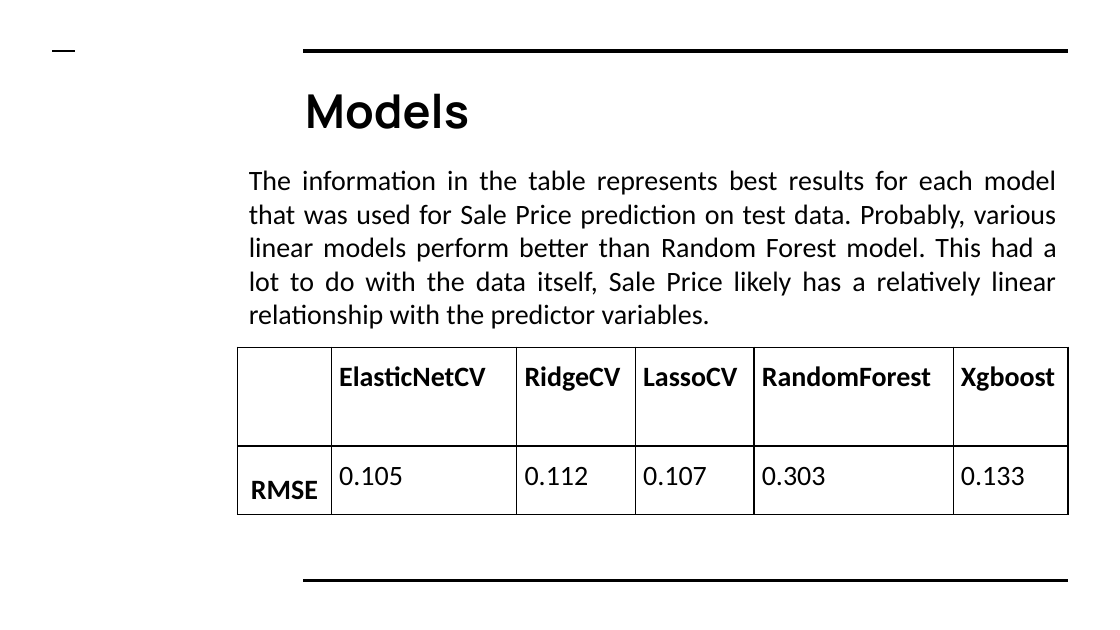
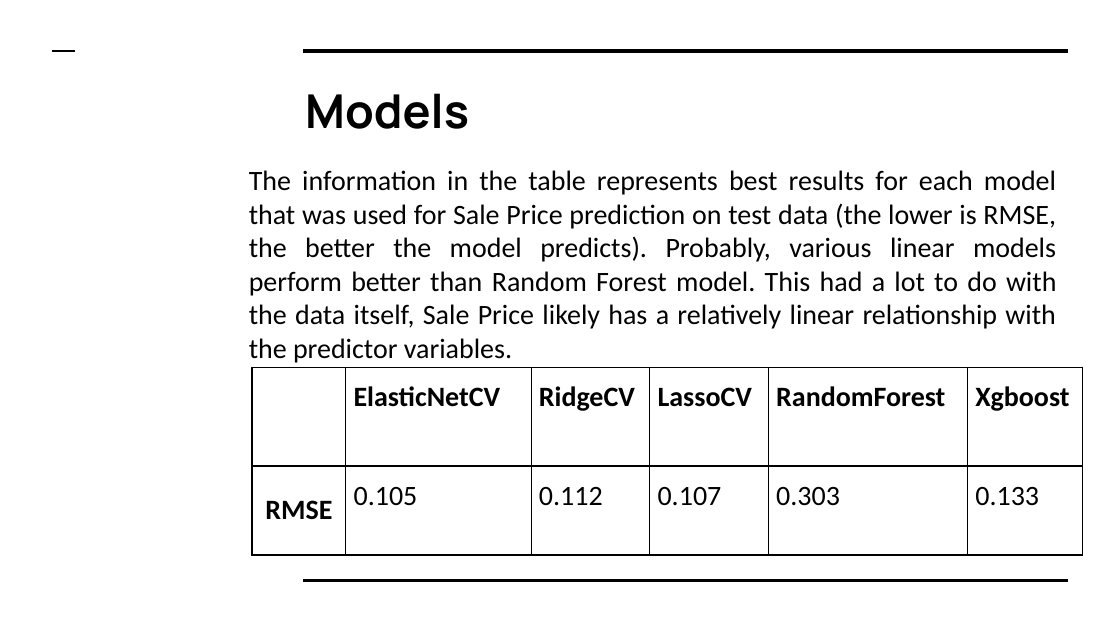
Before and after one commit to marekater/Data-Science-Portfolio, a slide deck: slide 7 of Capstone project 2/capstone 2.pptx. Drawn at 1120x630 pixels with LibreOffice and Linux fonts; fonts in the diff are those of the drawing. Boxes give left, top, right and bottom in pixels: in the first picture for what was removed or moved away, otherwise in the second. Text is boxed around its words. In the diff, an @@ line names an element or a change of style, - is before the commit and + after.

```diff
--- a/Capstone project 2/capstone 2.pptx
+++ b/Capstone project 2/capstone 2.pptx
@@ text at [249, 170, 1056, 363]: text changed @@
-The information in the table represents best results for each model that was used for Sale Price prediction on test data. Probably, various linear models perform better than Random Forest model. This had a lot to do with the data itself, Sale Price likely has a relatively linear relationship with the predictor variables.
+The information in the table represents best results for each model that was used for Sale Price prediction on test data (the lower is RMSE, the better the model predicts). Probably, various linear models perform better than Random Forest model. This had a lot to do with the data itself, Sale Price likely has a relatively linear relationship with the predictor variables.
@@ table: place and size @@
-table at [237, 347, 1070, 630]
+table at [252, 367, 1084, 630]
```
Also in this commit, not shown: 1 other slide changed, 1 slide added, 1 other file.
